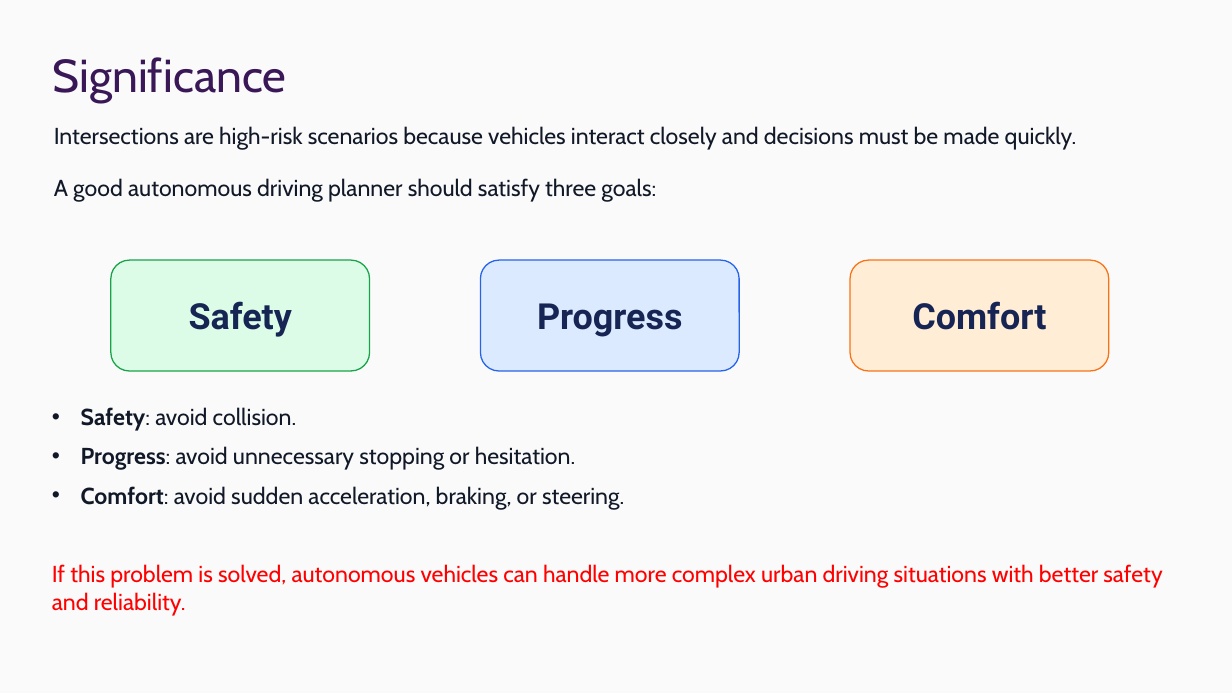
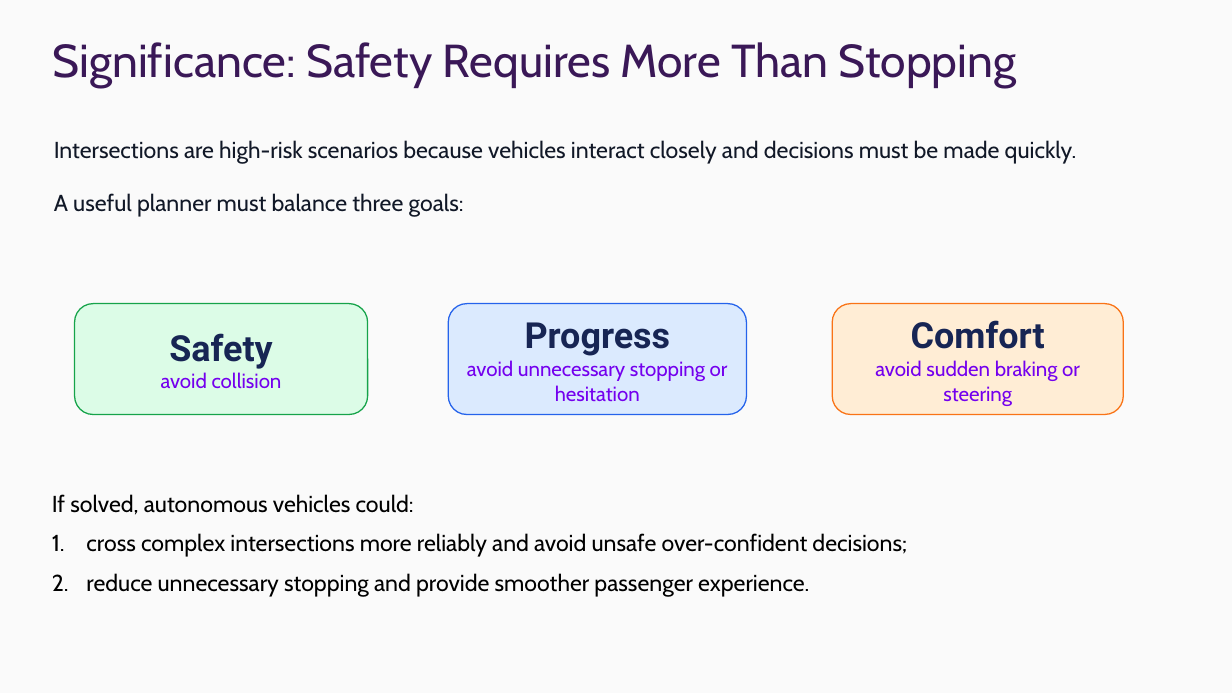
Before and after one commit to ChrisXiejq/Research-Project-IMLS, a slide deck: slide 5 of docs/presentation/25027138 - Presentation.pptx. Drawn at 1232x693 pixels with LibreOffice and Linux fonts; fonts in the diff are those of the drawing; background and template pictures are left out. Boxes give left, top, right and bottom in pixels: in the first picture for what was removed or moved away, otherwise in the second. Text is boxed around its words. In the diff, an @@ line names an element or a change of style, - is before the commit and + after.

```diff
--- a/docs/presentation/25027138 - Presentation.pptx
+++ b/docs/presentation/25027138 - Presentation.pptx
@@ title at bbox=[53, 42, 1016, 88]: text changed @@
-Significance
+Significance: Safety Requires More Than Stopping
@@ text "Intersections are high-risk scenarios because ...": place and size @@
-text "Intersections are high-risk scenarios because ..." at bbox=[54, 126, 1077, 202]
+text "Intersections are high-risk scenarios because ..." at bbox=[54, 140, 1077, 217]
@@ text at bbox=[54, 193, 464, 217]: text changed @@
-A good autonomous driving planner should satisfy three goals:
+A useful planner must balance three goals:
@@ rounded rectangle "Safety": place and size @@
-rounded rectangle "Safety" at bbox=[111, 261, 370, 372]
+rounded rectangle "Safety" at bbox=[75, 304, 368, 415]
@@ rounded rectangle "Progress": place and size @@
-rounded rectangle "Progress" at bbox=[481, 261, 739, 372]
+rounded rectangle "Progress" at bbox=[448, 304, 747, 415]
@@ rounded rectangle "Comfort": place and size @@
-rounded rectangle "Comfort" at bbox=[850, 261, 1109, 372]
+rounded rectangle "Comfort" at bbox=[833, 304, 1124, 415]
@@ text in rounded rectangle at bbox=[161, 372, 282, 389]: paragraph added @@
+avoid collision
@@ text in rounded rectangle at bbox=[467, 360, 728, 402]: paragraph added @@
+avoid unnecessary stopping or hesitation
@@ text in rounded rectangle at bbox=[875, 360, 1080, 406]: paragraph added @@
+avoid sudden braking or steering
@@ text at bbox=[52, 494, 907, 597]: text changed; text colour #111827 to #000000 @@
-• Safety: avoid collision.
-• Progress: avoid unnecessary stopping or hesitation.
-• Comfort: avoid sudden acceleration, braking, or steering.
-If this problem is solved, autonomous vehicles can handle more complex urban driving situations with better safety and reliability.
+If solved, autonomous vehicles could:
+1. cross complex intersections more reliably and avoid unsafe over-confident decisions;
+2. reduce unnecessary stopping and provide smoother passenger experience.
```
Also in this commit, not shown: 6 other slides changed, 1 other file.
